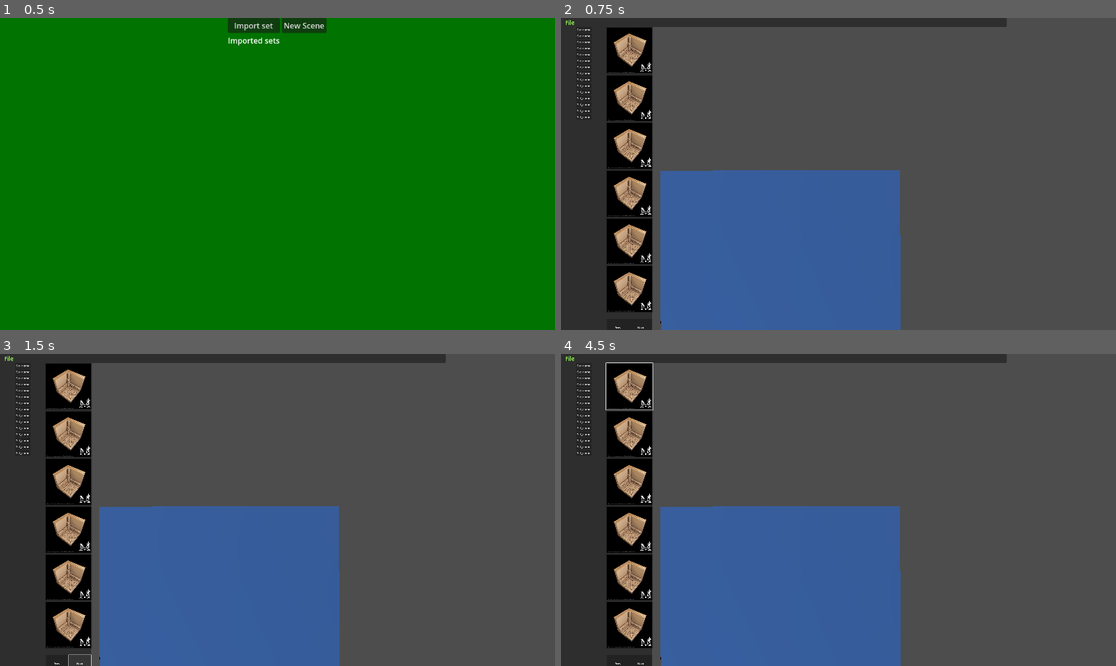
Above: before the commit, frames 1-4 (two rows, left to right).
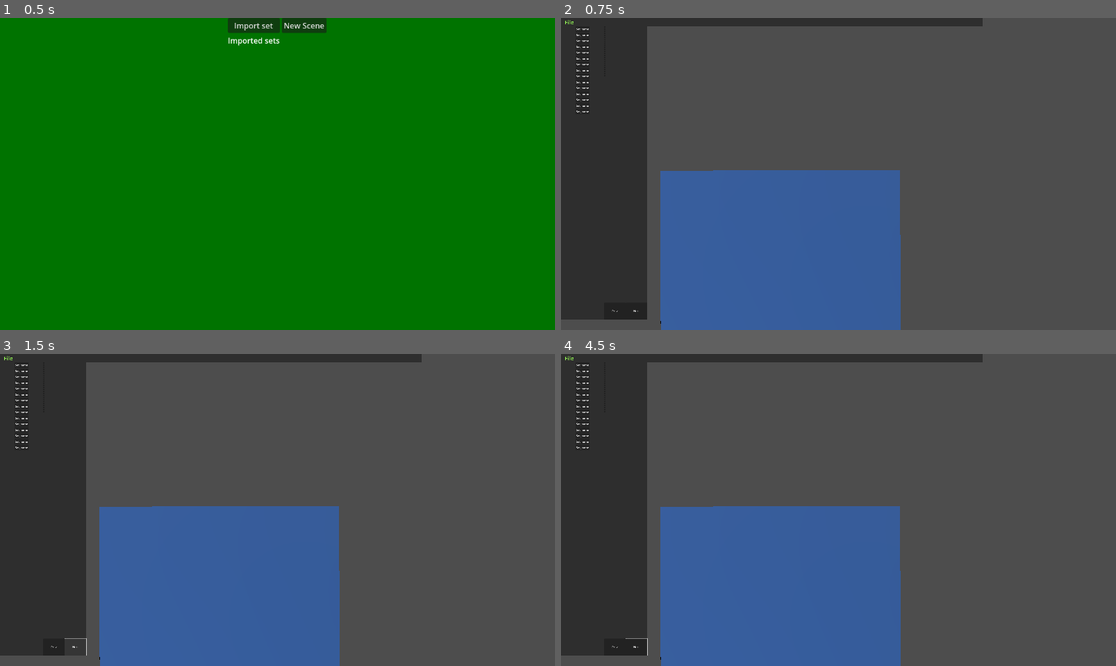
Above: after the commit, the same moments.

Repository: niel/DungeonPlanner
Game: Godot game, scene res://Scenes/UI/MainMenu/MainMenu.tscn
Two runs of this game, one before a commit and one after it. Both use one fixed random seed, a clock stepped at 60 frames per second and the inputs below.
Inputs (mouse positions are in pixels of both pictures, inside the frame that each line leads up to):
- Up to frame 1 (0.5 s): no input
- Up to frame 2 (0.75 s): click "New Scene" at 0.5 s
- Up to frame 3 (1.5 s): click "Next" at 1.25 s
- Up to frame 4 (4.5 s): click "Next" at 2 s; click "File" at 2.75 s; click "Set_name" at 3.5 s; click (627, 385) at 4.27 s

Frame 1 is identical in both runs. In frame 2, 8.2% of the frame differs, in the area x 0-81%, y 0-100%; in frame 3, 8.1%; in frame 4, 8.3%.
Error in both runs: Out of bounds get index '0' (on base: 'Array') (res://Scripts/UI/PlannerUI.gd:34)

Commit message:
Make buttons just text

Diff:
--- a/Scenes/UI/Tile.tscn
+++ b/Scenes/UI/Tile.tscn
@@ -1,6 +1,5 @@
-[gd_scene load_steps=3 format=3 uid="uid://c053lwru8coli"]
+[gd_scene load_steps=2 format=3 uid="uid://c053lwru8coli"]
 
-[ext_resource type="Texture2D" uid="uid://dffvg1purojw5" path="res://Images/MhVillageCore/Village Corner A-FINAL.png" id="1_i4rxw"]
 [ext_resource type="Script" uid="uid://deirjbpuafv2b" path="res://Scripts/UI/TileSelectorButton.gd" id="1_p3xo4"]
 
 [node name="Tile" type="MarginContainer"]
@@ -21,6 +20,5 @@
 layout_mode = 2
 size_flags_horizontal = 4
 size_flags_vertical = 4
-icon = ExtResource("1_i4rxw")
 
 [connection signal="pressed" from="Button" to="." method="_on_button_pressed"]
--- a/Scripts/Data/DragonbiteTileSet.gd
+++ b/Scripts/Data/DragonbiteTileSet.gd
@@ -48,5 +48,11 @@
     print("Failed to import tile from ", stlFilePath)
     return null
 
+func get_tile(index: int) -> Tile:
+  if index < 0 or index >= tiles.size():
+    print("Index out of bounds: ", index, " for tileset ", name)
+    return null
+  return tiles[index]
+
 func get_size() -> int:
   return tiles.size()
--- a/Scripts/Data/Tile.gd
+++ b/Scripts/Data/Tile.gd
@@ -3,10 +3,7 @@
 
 enum TileStatus {CACHED, CREATED, NOT_FOUND, CACHE_MISS}
 
-const missingImagePath = "res://Images/Missing.png"
-
 var name = ""
-var imagePath = missingImagePath
 var mesh: Mesh
 var id: String = ""
 
@@ -17,9 +14,6 @@
   name = json.get(DragonbiteTileSet.keyTileName, "")
   if (name == ""):
     print("Tile name is empty")
-  imagePath = json.get(DragonbiteTileSet.keyTileImagePath, "")
-  if (imagePath == ""):
-    imagePath = missingImagePath
   id = json.get(DragonbiteTileSet.keyTileId, "")
   if (id == ""):
     print("Tile ID is empty")
--- a/Scripts/PlanningScene.gd
+++ b/Scripts/PlanningScene.gd
@@ -25,6 +25,7 @@
   plannerUI.set_save_names(saveManager.sceneNames)
   viewport = get_viewport()
   viewport.size_changed.connect(resize_ui)
+  resize_ui()
 
 func resize_ui():
   uiCanvas.transform.x = Vector2(viewport.size[1] * UI_SCALE, 0)
--- a/Scripts/UI/TileSelector.gd
+++ b/Scripts/UI/TileSelector.gd
@@ -1,14 +1,9 @@
 extends Control
-
-class TileViewModel:
-  var index: int
-  var tile: Tile
-  var hidden: bool = false
 
 signal tile_selected(tile: Tile)
 
 const tileUi = preload("res://Scenes/UI/Tile.tscn")
-const numberOfTiles = 6
+const numberOfTiles = 25
 
 var selectedSet: DragonbiteTileSet
 var currentPage: int = 0
@@ -29,8 +24,8 @@
 
 func set_selected_set(tileSet: DragonbiteTileSet):
   selectedSet = tileSet
-  for i in range(numberOfTiles):
-    tileViewModels[i].tile = selectedSet.tiles[i]
+  currentPage = 0
+  update_view_models()
   update_buttons()
 
 func update_view_models():
@@ -41,18 +36,13 @@
       tileVM.hidden = true
       continue
     tileVM.hidden = false
-    tileVM.tile = selectedSet.tiles[tileIdx]
+    tileVM.tile = selectedSet.get_tile(tileIdx)
   update_buttons()
 
 func update_buttons():
   for i in range(numberOfTiles):
-    var tileButton = tileContainer.get_child(i)
-    var tile = tileViewModels[i]
-    if tile.hidden:
-      tileButton.visible = false
-      continue
-    tileButton.visible = true
-    tileButton.set_image(tile.tile.imagePath)
+    var tileNode = tileContainer.get_child(i)
+    tileNode.update_state(tileViewModels[i])
 
 func _on_button_pressed(index: int):
   tile_selected.emit(tileViewModels[index].tile)
--- a/Scripts/UI/TileSelectorButton.gd
+++ b/Scripts/UI/TileSelectorButton.gd
@@ -3,9 +3,15 @@
 var index = 0
 signal tile_pressed(int)
 
-func set_image(imagePath:String):
-  var image_texture = load(imagePath)
-  $Button.icon = image_texture
+func update_state(tileVM: TileViewModel):
+  if tileVM.hidden:
+    $Button.visible = false
+  else:
+    $Button.visible = true
+    index = tileVM.index
+    $Button.disabled = false
+    $Button.tooltip_text = tileVM.tile.name
+    $Button.text = tileVM.tile.name
 
 func _on_button_pressed():
   emit_signal("tile_pressed", index)
--- /dev/null
+++ b/Scripts/UI/TileViewModel.gd
@@ -0,0 +1,6 @@
+class_name TileViewModel
+extends RefCounted
+
+var index: int
+var tile: Tile
+var hidden: bool = false
